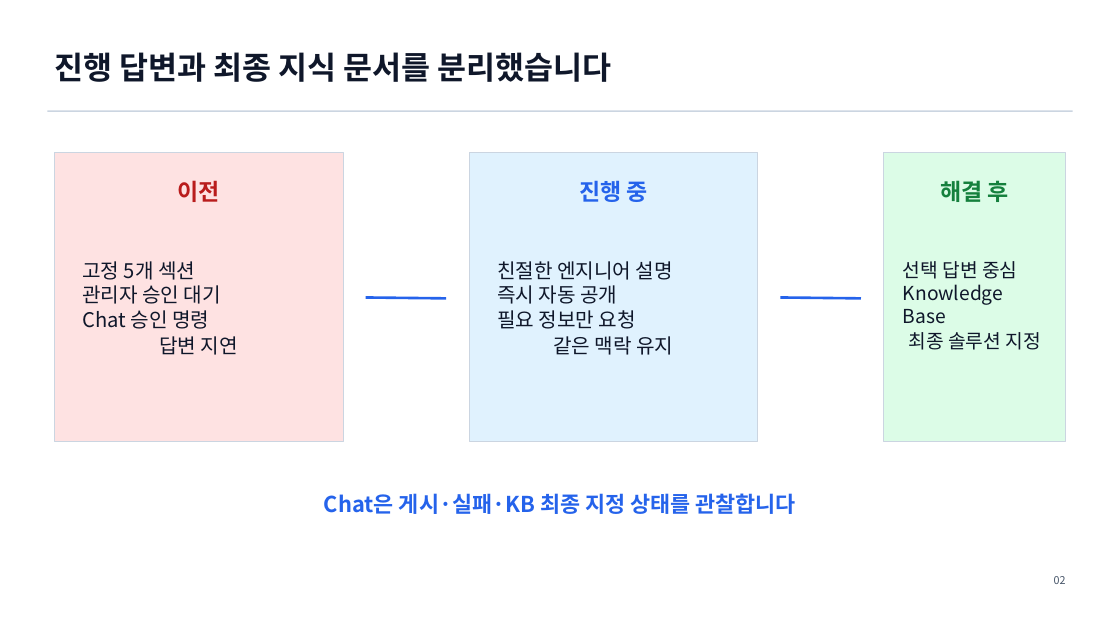
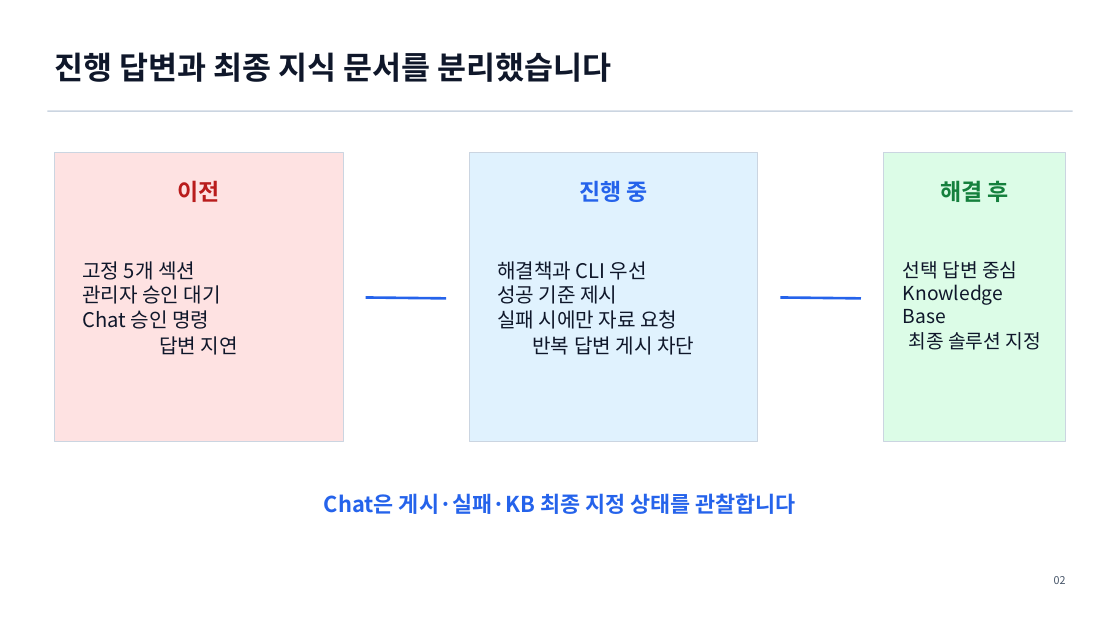
Before and after one commit to dhslove/ablestack-techflow, a slide deck: slide 2 of output/presentation/techflow-community-auto-publish-kb.pptx. Drawn at 1120x630 pixels with LibreOffice and Linux fonts; fonts in the diff are those of the drawing. Boxes give left, top, right and bottom in pixels: in the first picture for what was removed or moved away, otherwise in the second. Text is boxed around its words. In the diff, an @@ line names an element or a change of style, - is before the commit and + after.

Commit message:
fix: Community 후속 답변을 해결 중심으로 진행

```diff
--- a/output/presentation/techflow-community-auto-publish-kb.pptx
+++ b/output/presentation/techflow-community-auto-publish-kb.pptx
@@ text at [497, 261, 694, 355]: text changed @@
-친절한 엔지니어 설명
-즉시 자동 공개
-필요 정보만 요청
-같은 맥락 유지
+해결책과 CLI 우선
+성공 기준 제시
+실패 시에만 자료 요청
+반복 답변 게시 차단
```
Also in this commit, not shown: 2 other slides changed, 1 slide added, 1 slide removed, 24 other files.
